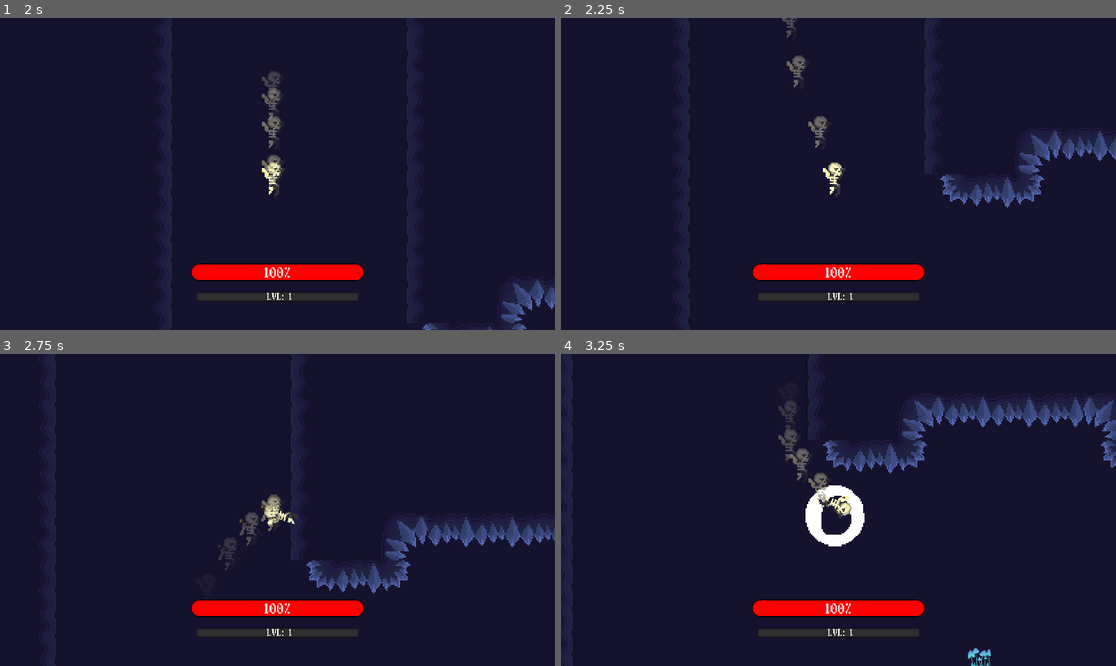
Above: before the commit, frames 1-4 (two rows, left to right).
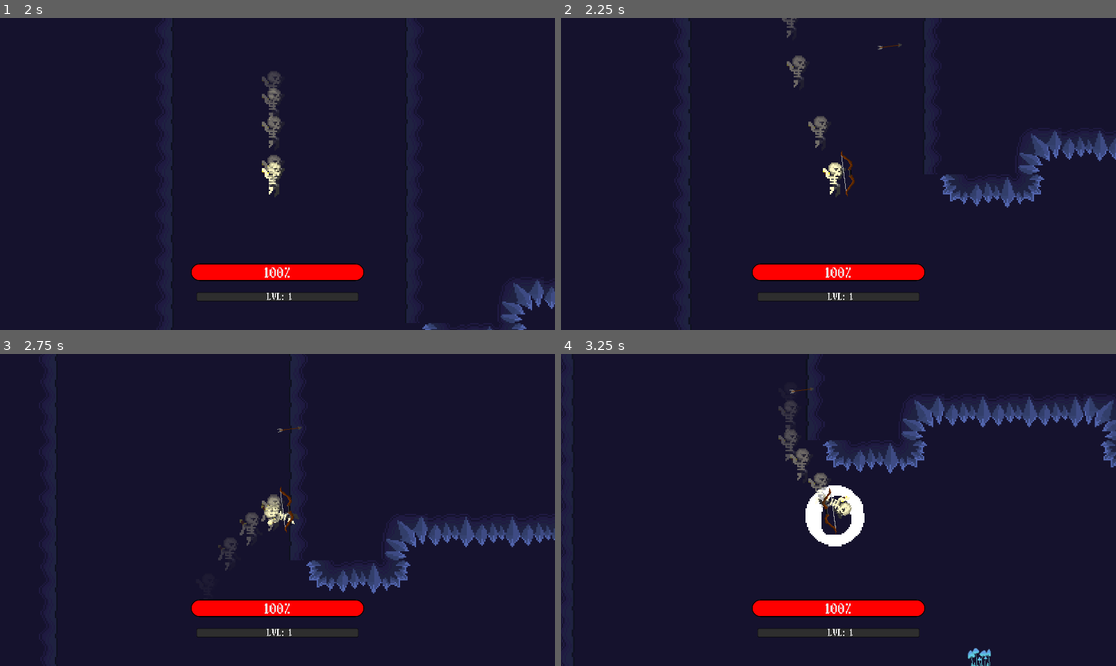
Above: after the commit, the same moments.

Repository: notfennecks/Cryptic-Crusade
Game: Godot game, scene res://Scenes/UI/Menu.tscn
Two runs of this game, one before a commit and one after it. Both use one fixed random seed, a clock stepped at 60 frames per second and the inputs below.
Inputs (mouse positions are in pixels of both pictures, inside the frame that each line leads up to):
- Up to frame 1 (2 s): click "Start Game" at 0.5 s; click "Start Game" at 1.25 s
- Up to frame 2 (2.25 s): move the mouse to (960, 158) at 2.02 s; hold D (right) from 2.03 s (still down); hold Right mouse button (arrow) from 2.03 s (still down)
- Up to frame 3 (2.75 s): keep holding D (right); keep holding Right mouse button (arrow); tap Space (jump) at 2.27 s
- Up to frame 4 (3.25 s): keep holding D (right); move the mouse to (727, 525) at 2.77 s; release Right mouse button (arrow) at 2.78 s; click (727, 525) at 2.85 s; tap Space (jump) at 3.02 s

Frame 1 is identical in both runs. In frame 2, 0.1% of the frame differs, in the area x 50-62%, y 8-58%; in frame 3, 0.1%; in frame 4, 0.1%.

Commit message:
arrow stuff

Diff:
--- a/GodotProject/Scenes/Levels/Level1-1.tscn
+++ b/GodotProject/Scenes/Levels/Level1-1.tscn
@@ -77,49 +77,50 @@
 gravity = 750
 max_jumps = 2
 arrow_rate = 0.7
+Bow = true
 
 [node name="Slime" parent="." instance=ExtResource( 9 )]
-position = Vector2( 1119.61, -144.055 )
+position = Vector2( 1106.73, -144.08 )
 speed = 25
 
 [node name="Slime2" parent="." instance=ExtResource( 9 )]
-position = Vector2( 542.09, -48.1278 )
+position = Vector2( 553.756, -48.0799 )
 speed = 35
 
 [node name="Slime3" parent="." instance=ExtResource( 9 )]
-position = Vector2( 673.244, -80.0982 )
+position = Vector2( 918.506, -80.0799 )
 speed = 45
 
 [node name="Slime4" parent="." instance=ExtResource( 9 )]
-position = Vector2( 1647.27, -240.08 )
+position = Vector2( 1816.85, -240.128 )
 speed = 55
 
 [node name="Slime5" parent="." instance=ExtResource( 9 )]
-position = Vector2( 2361.91, -16.1278 )
+position = Vector2( 2456.15, -16.1278 )
 speed = 65
 
 [node name="Slime6" parent="." instance=ExtResource( 9 )]
-position = Vector2( 3327.17, 143.872 )
+position = Vector2( 2827.17, 143.92 )
 speed = 75
 
 [node name="Slime7" parent="." instance=ExtResource( 9 )]
-position = Vector2( 3032, 143.872 )
+position = Vector2( 3196.21, 143.872 )
 speed = 85
 
 [node name="Slime8" parent="." instance=ExtResource( 9 )]
-position = Vector2( 3760.7, 79.9201 )
+position = Vector2( 3632.43, 79.9201 )
 speed = 95
 
 [node name="Slime9" parent="." instance=ExtResource( 9 )]
-position = Vector2( 4059.92, -16.1278 )
+position = Vector2( 4065.92, -16.1278 )
 speed = 120
 
 [node name="Slime10" parent="." instance=ExtResource( 9 )]
-position = Vector2( 4559.77, -144.08 )
+position = Vector2( 4507.23, -144.128 )
 speed = 150
 
 [node name="Slime11" parent="." instance=ExtResource( 9 )]
-position = Vector2( 4441.34, -144.128 )
+position = Vector2( 4484.67, -144.128 )
 speed = 200
 [connection signal="pressed" from="UI/Inventory/TabContainer/Crafting/SwordBuy" to="." method="_on_SwordBuy_pressed"]
 [connection signal="pressed" from="UI/Inventory/TabContainer/Crafting/BowBuy" to="." method="_on_BowBuy_pressed"]
--- a/GodotProject/Scripts/Arrow.gd
+++ b/GodotProject/Scripts/Arrow.gd
@@ -10,6 +10,7 @@
 
 func _process(delta):
 	position += velocity * delta
+	velocity.y += sin(rand_range(-10, 10))
 
 func _on_Arrow_body_entered(body):
 	if body.name == "Environment":
